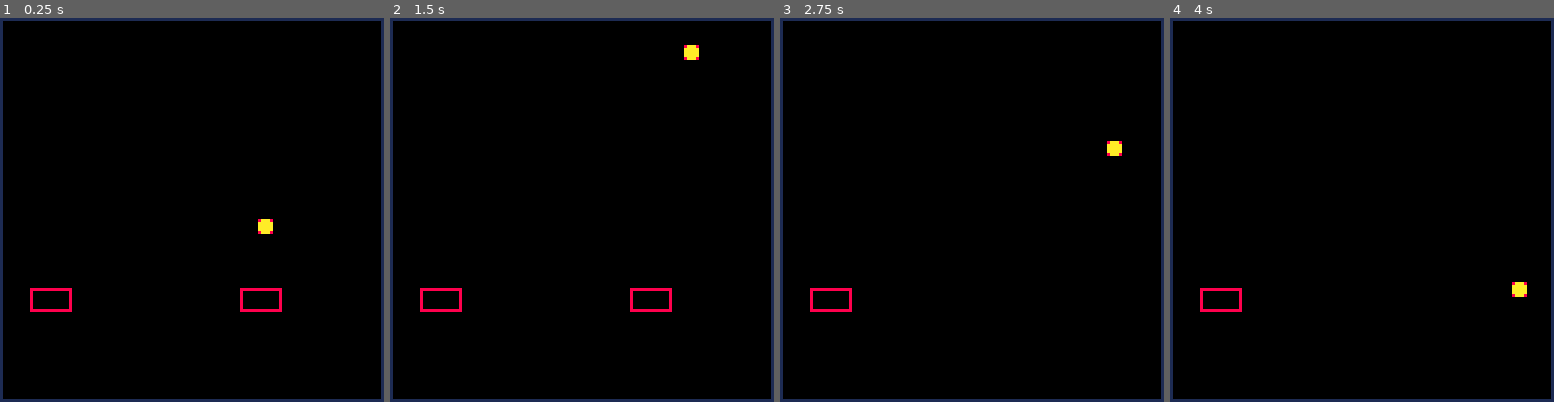
Above: before the commit, frames 1-4 (left to right).
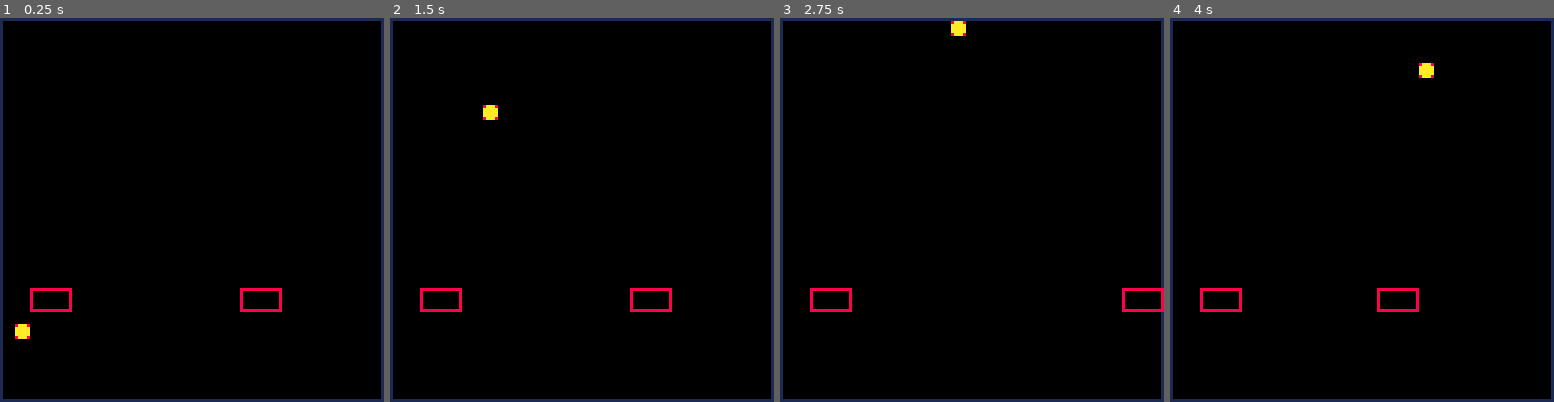
Above: after the commit, the same moments.

Repository: aylanonsense/juggle-panic
Game: PICO-8 cartridge cart-revised.p8
Two runs of this game, one before a commit and one after it. Both use one fixed random seed, a clock stepped at 60 frames per second and the inputs below.
Inputs:
- Up to frame 1 (0.25 s): no input
- Up to frame 2 (1.5 s): no input
- Up to frame 3 (2.75 s): hold Right 1.6-2.1 s; hold Right from 2.47 s (still down)
- Up to frame 4 (4 s): release Right at 3.03 s; hold Left 3.08-3.58 s

The runs differ from the first frame. In frame 1, 0.3% of the frame differs, in the area x 3-72%, y 52-84%; in frame 2, 0.3%; in frame 3, 0.5%, in the area x 44-100%, y 0-77%; in frame 4, 0.5%.

Commit message:
Let's use math to calculate an initial velocity for thrown balls instead of tracing a parabola

Diff:
--- a/cart-revised.p8
+++ b/cart-revised.p8
@@ -5,6 +5,8 @@
 function noop() end
 
 local entities
+
+-- todo rewrite so we can figure out the correct start vx / vy / gravity, mayhaps?
 
 local entity_classes={
 	juggler={
@@ -12,9 +14,13 @@
 		height=8,
 		move_x=0,
 		update=function(self)
-			self.move_x=ternary(btn(1,self.player_num),1,0)-
-				ternary(btn(0,self.player_num),1,0)
+			-- move when left/right buttons are pressed
+			self.move_x=ternary(btn(1,2-self.player_num),1,0)-
+				ternary(btn(0,2-self.player_num),1,0)
 			self.vx=3*self.move_x
+			self:apply_velocity()
+			-- keep the juggler in bounds
+			self.x=mid(self.min_x,self.x,self.max_x-self.width)
 		end,
 		draw=function(self)
 			self:draw_outline()
@@ -24,39 +30,25 @@
 		width=5,
 		height=5,
 		is_being_thrown=false,
-		init=function(self)
-			self.prev_x,self.prev_y=self.x,self.y
-		end,
+		gravity=0,
 		update=function(self)
-			self.prev_x,self.prev_y=self.x,self.y
-			if self.is_being_thrown then
-				local percent=1-self.throw_frames/self.throw_duration
-				local dx,dy=parabola(percent,
-					self.throw_distance,self.throw_height)
-				self.x=self.throw_start_x+dx
-				self.y=self.throw_start_y+dy
-				self.vx=self.x-self.prev_x
-				self.vy=self.y-self.prev_y
-				self.throw_frames-=1
-				if self.throw_frames<0 then
-					self.throw_frames=0
-					self.is_being_thrown=false
-				end
-			end
-			return true -- skip apply_velocity
+			self.vy+=self.gravity
+			self:apply_velocity()
 		end,
 		draw=function(self)
 			self:draw_outline()
 			circfill(self.x+self.width/2,self.y+self.height/2,2,10)
 		end,
 		throw=function(self,distance,height,duration)
-			self.is_being_thrown=true
-			self.throw_start_x=self.x
-			self.throw_start_y=self.y
-			self.throw_distance=distance
-			self.throw_height=height
-			self.throw_frames=duration
-			self.throw_duration=duration
+			-- let's do some fun math to calculate out the trajectory
+			-- duration must be <=180, otherwise overflow will ruin your day
+			-- it looks best if duration is an even integer (you get to see the apex)
+			local n=(duration+1)*duration/2
+			local m=(duration/2+1)*duration/4
+			self.vy=n/(m-n/2)
+			self.vy*=height/duration
+			self.gravity=-self.vy*duration/n
+			self.vx=distance/duration
 		end
 	},
 	ball_spawner={}
@@ -65,29 +57,37 @@
 function _init()
 	entities={}
 	spawn_entity("juggler",10,90,{
-		player_num=1
+		player_num=1,
+		min_x=0,
+		max_x=64
 	})
 	spawn_entity("juggler",80,90,{
-		player_num=0
+		player_num=2,
+		min_x=64,
+		max_x=128
 	})
-	local ball=spawn_entity("ball",84,88)
-	ball:throw(30,80,100)
-end
-
+	ball=spawn_entity("ball",0,123)
+	ball:throw(123,123,180)
+end
+
+-- local skip_frames=0
 function _update()
+	-- skip_frames+=1
+	-- if skip_frames%20>0 then return end
+
+	-- update each entity
 	local num_entities=#entities
-
-	-- update each entity
 	local i,entity
 	for i=1,num_entities do
 		local entity=entities[i]
-		local skip_apply_velocity=entity:update()
-		if not skip_apply_velocity then
-			entity:apply_velocity()
-		end
+		increment_counter_prop(entity,"frames_alive")
+		entity:update()
 		if decrement_counter_prop(entity,"frames_to_death") then
 			entity:die()
 		end
+	end
+	for i=1,num_entities do
+		entities[i]:post_update()
 	end
 
 	-- filter out dead entities
@@ -131,7 +131,10 @@
 			width=0,
 			height=0,
 			init=noop,
-			update=noop,
+			update=function()
+				self:apply_velocity()
+			end,
+			post_update=noop,
 			draw=noop,
 			draw_outline=function(self,color)
 				rect(self.x+0.5,self.y+0.5,
@@ -173,11 +176,6 @@
 	return condition and if_true or if_false
 end
 
--- get a point along a parabola
-function parabola(percent,distance,height)
-	return percent*distance,-height+(2*percent-1)*(2*percent-1)*height
-end
-
 -- increment a counter, wrapping to 20000 if it risks overflowing
 function increment_counter(n)
 	return n+ternary(n>32000,-12000,1)
@@ -201,7 +199,7 @@
 	end
 end
 
--- filter out anything in list for which func(item) is false
+-- filter out anything in list for which func is false
 function filter(list,func)
 	local item
 	for item in all(list) do
